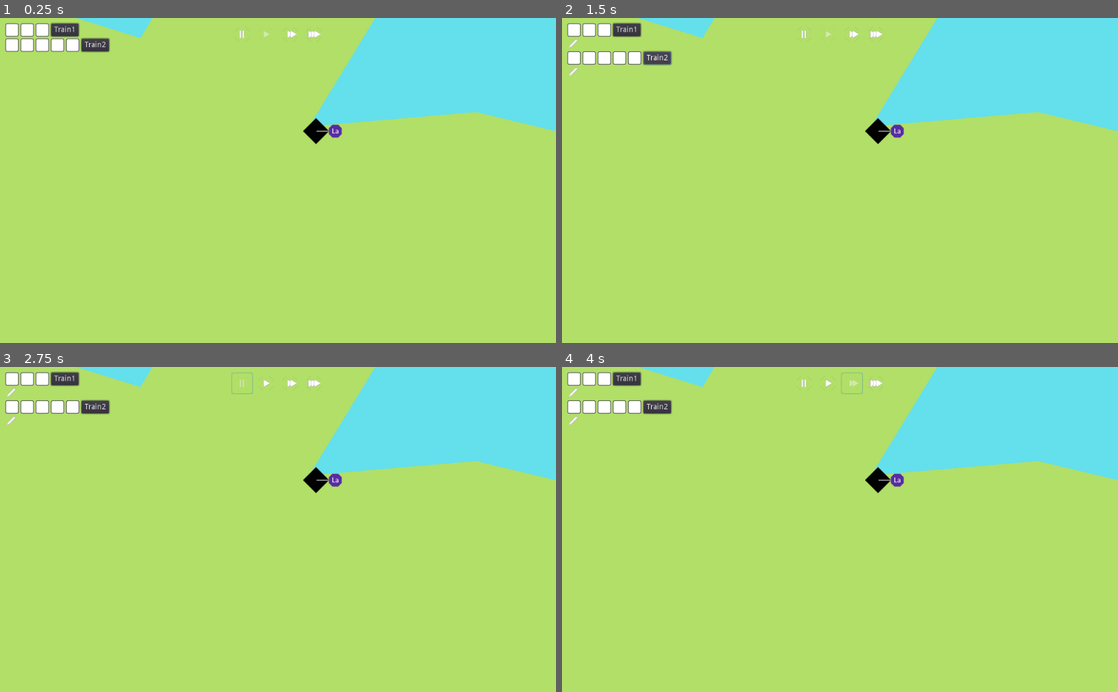
Above: before the commit, frames 1-4 (two rows, left to right).
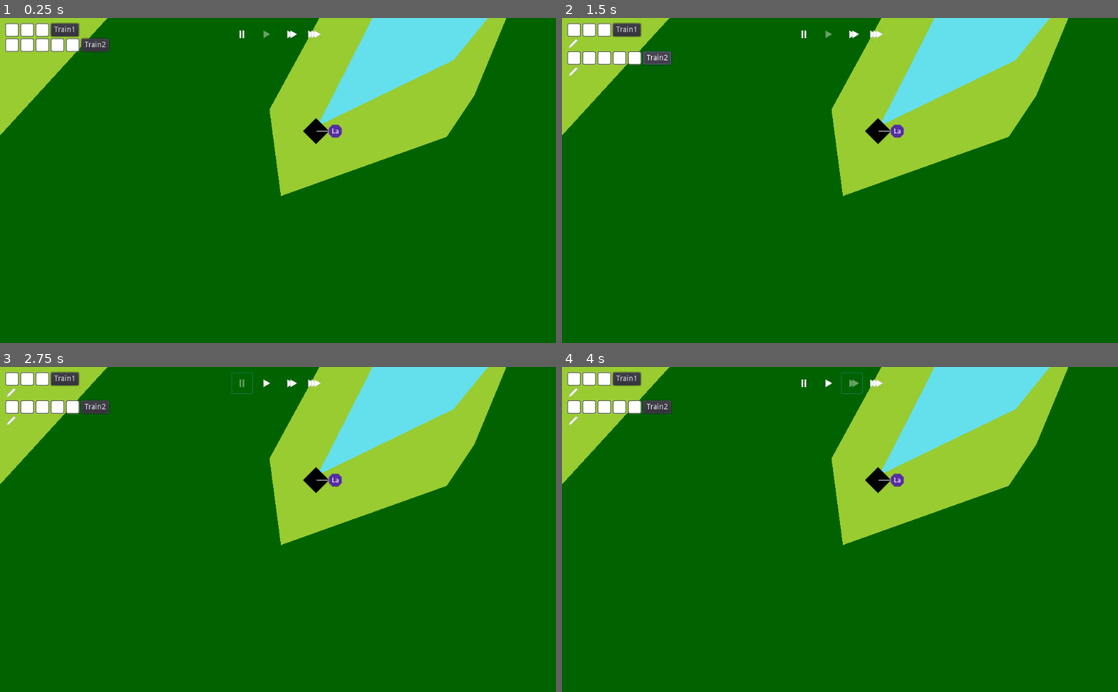
Above: after the commit, the same moments.

Repository: LeBoku/supply-chained
Game: Godot game, scene res://Game.tscn
The game is run twice, just before and just after one commit, with the same random seed, the same clock (stepped at 60 frames per second) and the same inputs.
Inputs (mouse positions are in pixels of both pictures, inside the frame that each line leads up to):
- Up to frame 1 (0.25 s): no input
- Up to frame 2 (1.5 s): click "Train1" at 0.5 s; click "Train2" at 1.25 s
- Up to frame 3 (2.75 s): click (244, 383) at 2 s
- Up to frame 4 (4 s): click (828, 383) at 2.75 s; click (851, 383) at 3.5 s

The runs differ from the first frame. In frame 1, 94% of the frame differs, in the area x 0-100%, y 0-100%; in frame 2, 94%; in frame 3, 94%; in frame 4, 94%.

Commit message:
feat: implemented biomes

Diff:
--- a/supply-chained/Game.tscn
+++ b/supply-chained/Game.tscn
@@ -6,6 +6,7 @@
 [ext_resource path="res://Camera.gd" type="Script" id=4]
 [ext_resource path="res://Hud/HUD.tscn" type="PackedScene" id=5]
 [ext_resource path="res://Hud/BuildingMenu.tscn" type="PackedScene" id=6]
+[ext_resource path="res://map/Biome.tscn" type="PackedScene" id=7]
 [ext_resource path="res://production/Production.tscn" type="PackedScene" id=8]
 [ext_resource path="res://carriers/Train.tscn" type="PackedScene" id=12]
 
@@ -17,20 +18,36 @@
 
 [node name="BuildingMenu" parent="." instance=ExtResource( 6 )]
 visible = false
+z_index = 100
+z_as_relative = false
 
 [node name="Map" type="Node2D" parent="."]
 __meta__ = {
 "_edit_lock_": true
 }
 
-[node name="Continent" type="Polygon2D" parent="Map"]
-position = Vector2( -61.4489, 43.438 )
-z_index = -10
-color = Color( 0.698039, 0.878431, 0.407843, 1 )
-polygon = PoolVector2Array( 59.7825, -40.0342, 91.5664, 42.6039, 201.751, 24.593, 204.929, 72.2689, 251.545, 83.923, 282.27, 34.1282, 378, 64, 396, 34, 469.795, 47.9012, 440.13, 96.6365, 501.579, 91.3392, 576.8, 109.35, 678, 58, 639, 92, 661, 92, 672, 75, 695, 61, 690, 111, 559, 166, 607, 200, 553, 263, 505.853, 218.951, 483.03, 238.781, 409.405, 234.367, 300.817, 287.421, 397.722, 273.203, 433, 288, 430.595, 373.156, 504, 410, 556, 558, 403, 599, 110.637, 658.152, -46.1638, 462.151, -65.2341, 229.069 )
-__meta__ = {
-"_edit_lock_": true
-}
+[node name="Continent" parent="Map" instance=ExtResource( 7 )]
+polygon = PoolVector2Array( 529.116, 140.895, 517.102, 82.1624, 468.158, 71.0387, 431.923, 115.587, 381.75, 139.973, 406.696, 90.9208, 419.31, 61.2092, 409.499, 61.4895, 380.068, 76.065, 351.137, 39.0025, 274.115, 47.7548, 218.543, 10.9709, 136.228, 11.8608, 117.985, 131.551, 241.235, 202.298, 135.783, 325.993, 135.783, 325.993, 169.599, 398.519, 323.995, 439.899, 262.236, 542.719, 353.133, 622.629, 517.947, 613.639, 441.034, 560.699, 501.965, 458.814, 438.038, 382.9, 438.038, 382.9, 438.038, 382.9, 504.962, 383.898, 563.895, 426.85, 595.859, 422.854, 543.918, 382.9, 504.962, 328.961, 390.092, 316.974, 525.938, 200.106, 597.857, 216.088, 699.742, 187.121, 792.637, 134.181, 798.63, 65.2585, 774.657, 31.2969, 710.729, 64.2596, 631.819, 156.156, 565.893, 132.183 )
+
+[node name="Forest" parent="Map/Continent" instance=ExtResource( 7 )]
+z_index = 1
+z_as_relative = false
+color = Color( 0, 0.39, 0, 1 )
+polygon = PoolVector2Array( 480.134, 89.5193, 506.482, 88.6784, 499.195, 95.6859, 519.656, 121.193, 518.816, 141.655, 520.619, 149.393, 500.877, 213.692, 445.097, 240.6, 251.691, 225.745, 253.373, 155.95, 306.349, 97.9283, 360.727, 84.7543, 391.56, 83.3528, 364.091, 133.807, 368.295, 165.761, 429.4, 143.897, 439.491, 128.761, 452.105, 98.2086, 472.847, 80.5498 )
+kind = 2
+
+[node name="Rocks" parent="Map/Continent" instance=ExtResource( 7 )]
+z_index = 2
+z_as_relative = false
+color = Color( 0.75, 0.75, 0.75, 1 )
+polygon = PoolVector2Array( 550.437, 98.5762, 533.218, 106.556, 519.779, 109.916, 516.419, 122.515, 498.361, 128.814, 498.781, 143.933, 509.7, 153.173, 518.519, 161.572, 534.898, 174.172, 550.857, 148.973, 539.098, 138.894, 548.757, 129.654, 563.877, 122.515, 568.496, 96.8964, 550.017, 114.115 )
+kind = 3
+
+[node name="LonelyMountait" parent="Map/Continent" instance=ExtResource( 7 )]
+z_index = 2
+color = Color( 0.75, 0.75, 0.75, 1 )
+polygon = PoolVector2Array( 765.198, 62.3304, 767.441, 42.1489, 745.577, 57.0047, 736.327, 77.4665, 718.388, 73.5423, 713.343, 86.4361, 713.343, 86.4361, 718.669, 109.14, 730.721, 110.542, 739.971, 122.875, 765.479, 122.875, 778.372, 121.754, 771.365, 109.981, 765.198, 97.0874, 778.372, 101.853, 791.266, 105.216, 790.425, 83.6331, 765.479, 78.5877, 774.448, 64.5728 )
+kind = 3
 
 [node name="Island 1" type="Polygon2D" parent="Map"]
 position = Vector2( 583.764, 19.3806 )
--- a/supply-chained/buildings/BuildingMenu.gd
+++ b/supply-chained/buildings/BuildingMenu.gd
@@ -9,7 +9,7 @@
 
 onready var store =  $"/root/BuildingStore"
 
-func _input(event):
+func _input(_event):
 	if Input.is_action_just_pressed("OpenBuildingMenu"):
 		open(get_global_mouse_position())
 	if Input.is_action_just_pressed("CloseBuildingMenu"):
@@ -32,10 +32,14 @@
 			$List.add_child(building)
 
 func get_buildings_for(biome):
-	if biome == "grassland":
+	if biome == Util.Biomes.grassland:
 		return [store.types.farm]
-	elif biome == "forest":
-		return [store.types.gatheringSpot, store.types.lumberCamp]
+	elif biome == Util.Biomes.forest:
+		return [store.types.foodGathering, store.types.lumberCamp]
+	elif biome == Util.Biomes.rocks:
+		return [store.types.stoneGathering]
+	else:
+		return []
 
 func _on_building_selected(building_type):
 	place_building(building_type)
--- a/supply-chained/buildings/Store.gd
+++ b/supply-chained/buildings/Store.gd
@@ -1,7 +1,7 @@
 extends Node
 const default_icon = preload("res://buildings/icons/building.png")
 
-enum types { farm, gatheringSpot, lumberCamp }
+enum types { farm, foodGathering, lumberCamp, stoneGathering }
 
 func get_description(type):
 	return buildings[type]["description"]
@@ -10,7 +10,7 @@
 	return buildings[type]["label"]
 
 func get_icon(type):
-	return default_icon
+	return buildings[type]["icon"]
 
 func get_building_steps(type):
 	return buildings[type]["building-steps"] as Array
@@ -23,19 +23,28 @@
 		"label": "Farm",
 		"description": "Uses Labor to create Wheat",
 		"building-steps": [[5, ["labor", "wood"], ["labor-exhausted"]]],
-		"productions": [[5, ["labor"], ["wheat", "labor-exhausted"]]]
+		"productions": [[5, ["labor"], ["wheat", "labor-exhausted"]]],
+		"icon": default_icon
 	},
-	types.gatheringSpot: {
+	types.foodGathering: {
 		"label": "Gathering Spot",
 		"description": "Allow hungry Workers to search for their own food",
 		"building-steps": [],
-		"productions": [[30, ["labor-exhausted"], ["labor"]]]
+		"productions": [[30, ["labor-exhausted"], ["labor"]]],
+		"icon": default_icon
 	},
 	types.lumberCamp: {
 		"label": "Lumber Camp",
 		"description": "Allows collecting of Wood",
 		"building-steps": [[10, ["labor"], ["labor-exhausted"]]],
-
-		"productions": [[10, ["labor"], ["wood", "labor-exhausted"]]]
+		"productions": [[10, ["labor"], ["wood", "labor-exhausted"]]],
+		"icon": default_icon
+	},
+	types.stoneGathering: {
+		"label": "Stone Gathering",
+		"description": "Allows collecting of Stone",
+		"building-steps": [[10, ["labor"], ["labor-exhausted"]]],
+		"productions": [[10, ["labor"], ["stone", "labor-exhausted"]]],
+		"icon": default_icon
 	}
 }
--- a/supply-chained/buildings/available-building/AvailableBuilding.gd
+++ b/supply-chained/buildings/available-building/AvailableBuilding.gd
@@ -17,7 +17,7 @@
 	$Details/Description.text = store.get_description(type)
 	$Icon.texture = store.get_icon(type)
 
-func _gui_input(event):
+func _gui_input(_event):
 	if mouse_over and Input.is_action_just_pressed("Activate"):
 		emit_signal("selected", type)
 
--- a/supply-chained/cargo/CargoStorage.gd
+++ b/supply-chained/cargo/CargoStorage.gd
@@ -34,7 +34,7 @@
 func has(cargo_type: String, amount: int = 1):
 	var search_from = -1
 
-	for a in range(amount):
+	for _i in range(amount):
 		search_from = find_unlocked(cargo_type, search_from + 1)
 		if search_from == -1:
 			return false
--- a/supply-chained/cargo/cargo/Cargo.gd
+++ b/supply-chained/cargo/cargo/Cargo.gd
@@ -13,7 +13,7 @@
 	add_to_group("Cargo")
 	$Icon.texture = texture
 
-func _process(delta):
+func _input(_event):
 	if Input.is_action_just_pressed("Activate") and mouse_is_over():
 		selected = true;
 
--- /dev/null
+++ b/supply-chained/map/Biome.gd
@@ -0,0 +1,28 @@
+tool
+extends Polygon2D
+
+class_name Biome
+
+const Util = preload("res://util/Util.gd")
+
+export(Util.Biomes) var kind setget set_kind
+
+var biome_config = {
+	Util.Biomes.land: [Color.yellowgreen, -10],
+	Util.Biomes.grassland: [Color.greenyellow, 0],
+	Util.Biomes.forest: [Color.darkgreen, 1],
+	Util.Biomes.rocks: [Color.gray, 2],
+}
+
+func _ready():
+	set_kind(kind)
+
+func set_kind(value):
+	kind = value
+	if biome_config.has(kind):
+		var config = biome_config[kind]
+		color = config[0]
+		z_index = config[1]
+
+	elif not Engine.editor_hint:
+		push_error("invalid biome type "+kind)
--- /dev/null
+++ b/supply-chained/map/Biome.tscn
@@ -0,0 +1,13 @@
+[gd_scene load_steps=2 format=2]
+
+[ext_resource path="res://map/Biome.gd" type="Script" id=1]
+
+[node name="Biome" type="Polygon2D" groups=[
+"biome",
+]]
+z_index = -10
+color = Color( 0.6, 0.8, 0.2, 1 )
+script = ExtResource( 1 )
+__meta__ = {
+"_edit_lock_": true
+}
--- a/supply-chained/project.godot
+++ b/supply-chained/project.godot
@@ -9,6 +9,11 @@
 config_version=4
 
 _global_script_classes=[ {
+"base": "Polygon2D",
+"class": "Biome",
+"language": "GDScript",
+"path": "res://map/Biome.gd"
+}, {
 "base": "Node2D",
 "class": "Cargo",
 "language": "GDScript",
@@ -60,6 +65,7 @@
 "path": "res://station/StationStorage.gd"
 } ]
 _global_script_class_icons={
+"Biome": "",
 "Cargo": "",
 "CargoExchange": "",
 "CargoList": "",
--- a/supply-chained/util/GameState.gd
+++ b/supply-chained/util/GameState.gd
@@ -16,4 +16,10 @@
 			return station
 
 func get_biomes_at_point(point: Vector2):
-	return ["forest"]
+	var biome_types = []
+	for b in get_tree().get_nodes_in_group("biome"):
+		var biome := b as Biome
+		if Geometry.is_point_in_polygon(point, biome.polygon):
+			biome_types.append(biome.kind)
+
+	return biome_types
--- a/supply-chained/util/Util.gd
+++ b/supply-chained/util/Util.gd
@@ -1,4 +1,7 @@
 const YieldUtil = preload("res://util/YieldUtil.gd")
+
+
+enum Biomes {land, grassland, forest, rocks}
 
 static func get_children_with_group(node: Node, group:String):
 	var children = []
Not shown: 1 places in supply-chained/Game.tscn that only renumber resources
